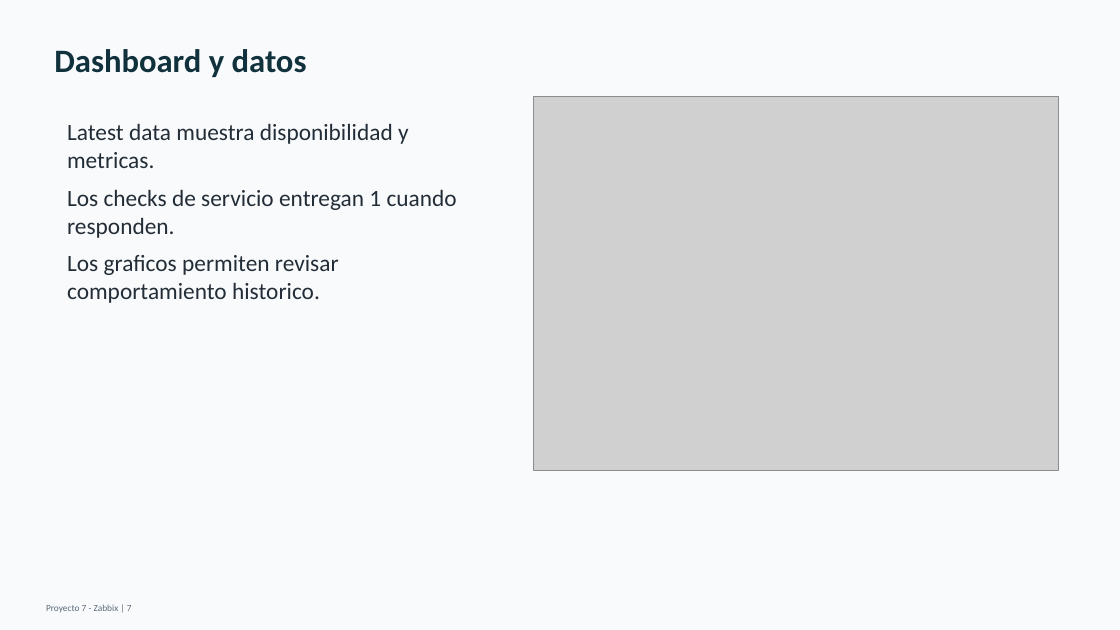
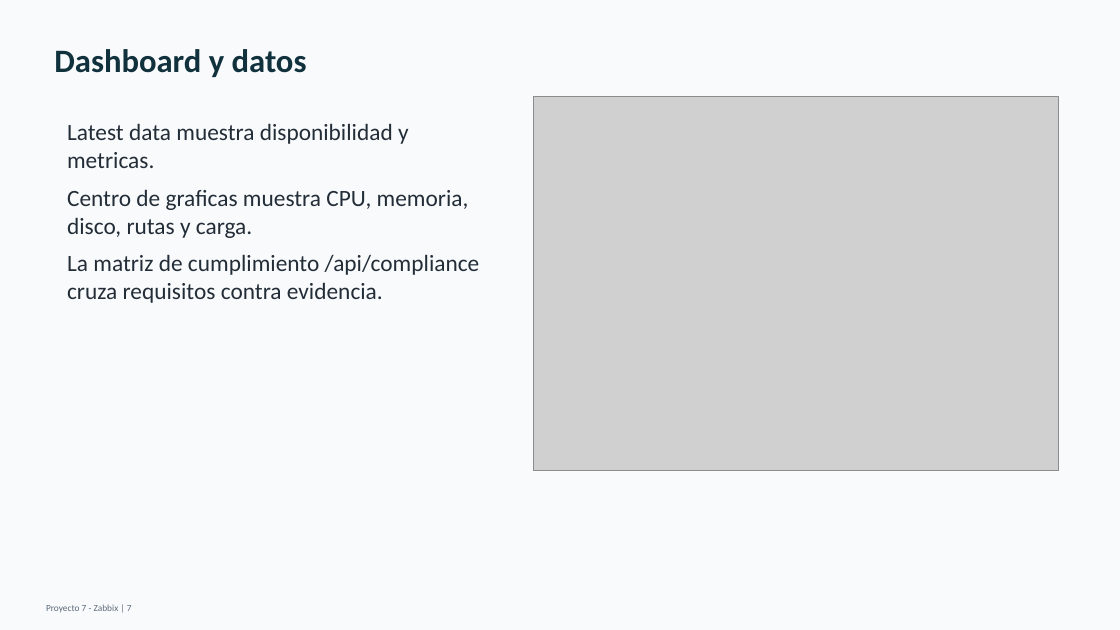
Before and after one commit to ballesterossmartsolutionssas/Proyecto7-Zabbix, a slide deck: slide 7 of entrega-final/Presentacion_Proyecto7_Zabbix.pptx. Drawn at 1120x630 pixels with LibreOffice and Linux fonts; fonts in the diff are those of the drawing; grey boxes stand for pictures. Boxes give left, top, right and bottom in pixels: in the first picture for what was removed or moved away, otherwise in the second. Text is boxed around its words. In the diff, an @@ line names an element or a change of style, - is before the commit and + after.

```diff
--- a/entrega-final/Presentacion_Proyecto7_Zabbix.pptx
+++ b/entrega-final/Presentacion_Proyecto7_Zabbix.pptx
@@ text at box(67, 189, 480, 303): text changed @@
-Los checks de servicio entregan 1 cuando responden.
-Los graficos permiten revisar comportamiento historico.
+Centro de graficas muestra CPU, memoria, disco, rutas y carga.
+La matriz de cumplimiento /api/compliance cruza requisitos contra evidencia.
```
Also in this commit, not shown: 8 other slides changed, 2 slides added, 11 other files.
